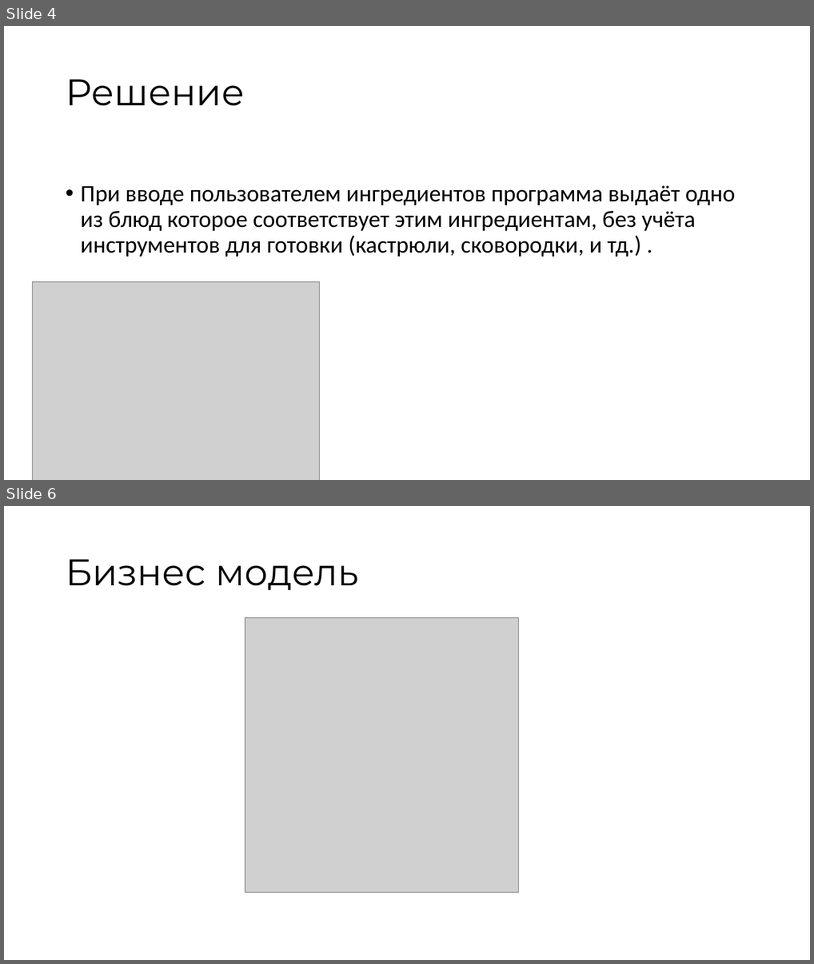
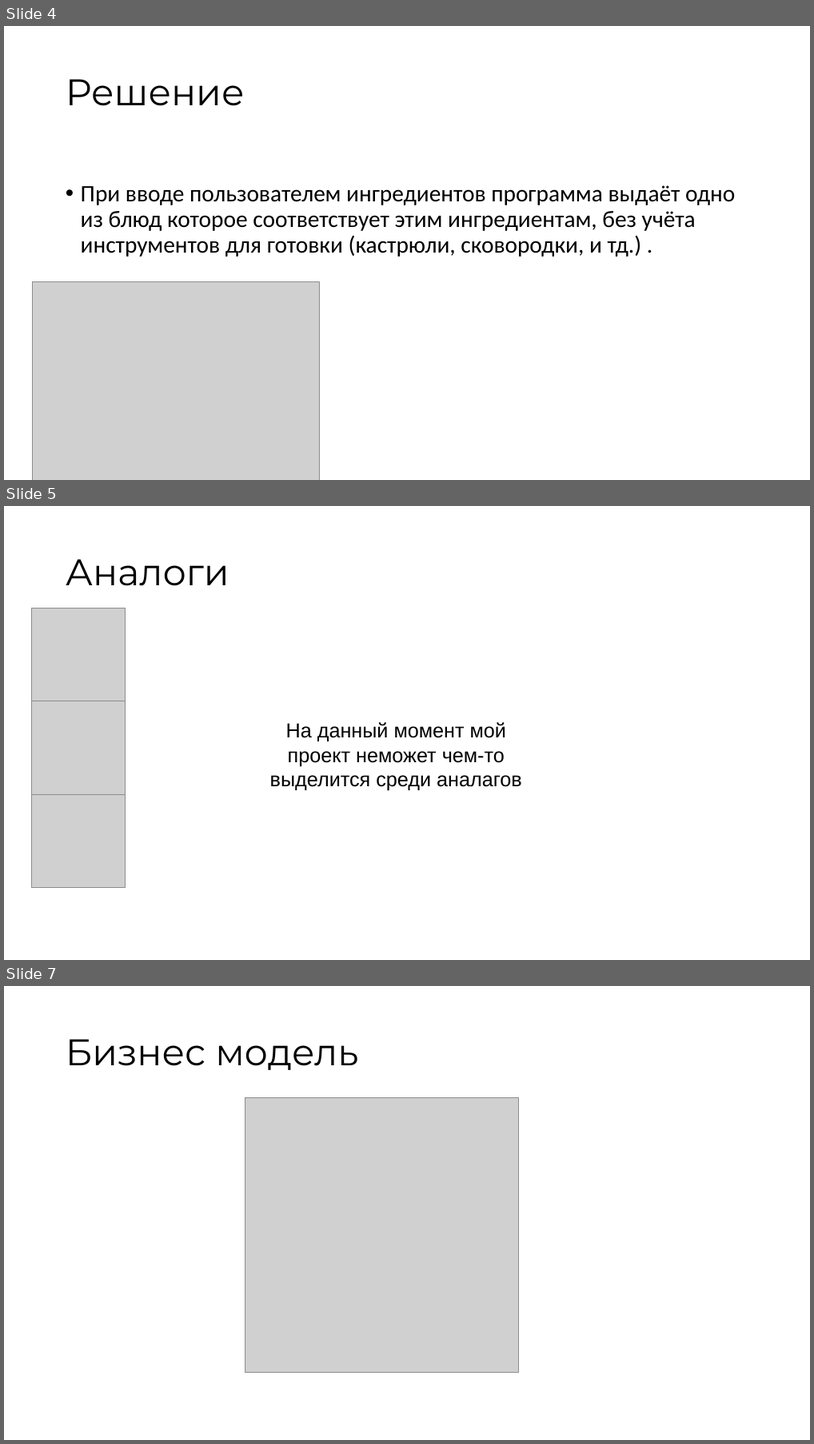
Before and after one commit to EstonaSSR/progect, a slide deck: Презентация к проекту.pptx. Shown one above the other, each under a label of ours: slides 4 and 6 before the commit, slides 4, 5 and 7 after it; the slides between them are not shown. The pictures are 814x964 and 814x1444 pixels, drawn with LibreOffice and Linux fonts; fonts in the diff are those of the drawing; grey boxes stand for pictures. Boxes give left, top, right and bottom in pixels: in the first picture for what was removed or moved away, otherwise in the second. Text is boxed around its words. In the diff, an @@ line names an element or a change of style, - is before the commit and + after.

```diff
--- a/Презентация к проекту.pptx
+++ b/Презентация к проекту.pptx
@@ slide 5 added at (x1=4, y1=506, x2=810, y2=960), background #FFFFFF @@
@@ title added at (x1=66, y1=559, x2=230, y2=586), 44 pt, text #000000 @@
+Аналоги
@@ picture added at (x1=32, y1=608, x2=125, y2=700) @@
@@ picture added at (x1=32, y1=700, x2=125, y2=794) @@
@@ text added at (x1=270, y1=722, x2=522, y2=791), 24 pt, text #000000 @@
+На данный момент мой проект неможет чем-то выделится среди аналагов
@@ picture added at (x1=32, y1=794, x2=125, y2=887) @@
@@ what was slide 6 is now slide 7 @@
```
Also in this commit, not shown: 1 other slide added, 1 slide removed.
